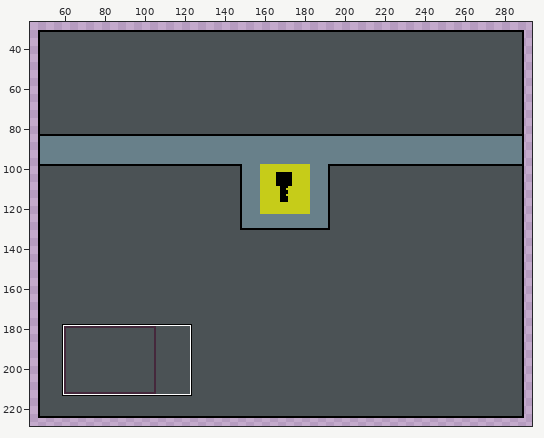
A pixel-art file gets an edit: assets/bau.aseprite. Above: a wide view before the commit, with the close-up outlined.
Close-up. Before the edit:
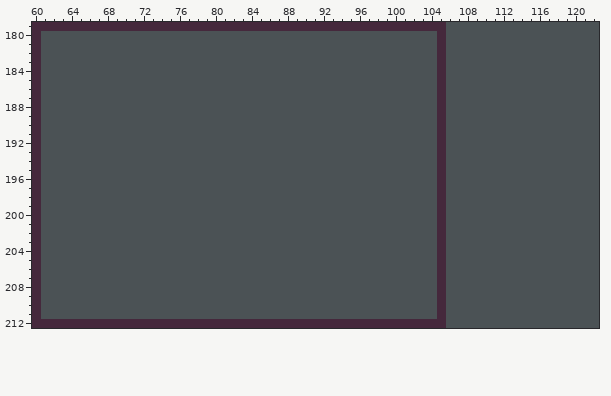
341x256 pixels, 1 frame. Shown: x 60..122, y 179..212. The wide view leaves out empty margins.
New version:
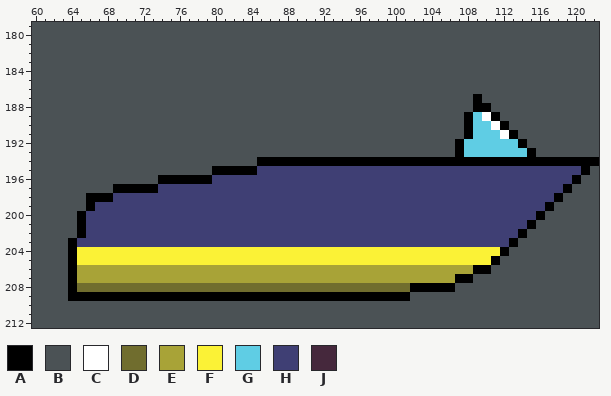
Palette (. is transparent): A #000000  B #4b5255  C #ffffff  D #706d2e  E #a8a337  F #fbf236  G #5fcde4  H #3f3f74  J #45283c
What changed:
Layer "sticker":
The author changed colour B to colour A in row 187 at x 109; in row 188 at x 109 to 110; in row 189 at x 108 and 111; in row 190 at x 108 and 112; in row 191 at x 108 and 113; in row 192 at x 107 and 114.
The author changed colour B to colour A in row 193 at x 107 and 115; in row 194 at x 85 to 104 and 106 to 122; in row 195 at x 80 to 84 and 121; in row 196 at x 74 to 79 and 120; in row 197 at x 69 to 73 and 119; in row 198 at x 66 to 68 and 118.
The author changed colour B to colour A in row 199 at x 66 and 117; in row 200 at x 65 and 116; in row 201 at x 65 and 115; in row 202 at x 65 and 114; in row 203 at x 64 and 113; in row 204 at x 64 and 112.
The author changed colour B to colour A in row 205 at x 64 and 111; in row 206 at x 64 and 109 to 110; in row 207 at x 64 and 107 to 108; in row 208 at x 64, 102 to 104 and 106; in row 209 at x 64 to 101.
The author changed colour J to colour A in row 194 at x 105; in row 208 at x 105.
The author changed colour J to colour B in row 179 at x 60 to 105; in rows 180 to 193 at x 60 and 105; in rows 194 to 208 at x 60; in rows 209 to 211 at x 60 and 105; in row 212 at x 60 to 105.
The author changed colour B to colour C in row 189 at x 110; in row 190 at x 111; in row 191 at x 112.
The author changed colour B to colour D in row 208 at x 65 to 101.
The author changed colour B to colour E in row 206 at x 65 to 104 and 106 to 108; in row 207 at x 65 to 104 and 106.
The author changed colour J to colour E in rows 206 to 207 at x 105.
The author changed colour B to colour F in row 204 at x 65 to 104 and 106 to 111; in row 205 at x 65 to 104 and 106 to 110.
The author changed colour J to colour F in rows 204 to 205 at x 105.
The author changed colour B to colour G in row 189 at x 109; in row 190 at x 109 to 110; in row 191 at x 109 to 111; in row 192 at x 108 to 113; in row 193 at x 108 to 114.
The author changed colour B to colour H in row 195 at x 85 to 104 and 106 to 120; in row 196 at x 80 to 104 and 106 to 119; in row 197 at x 74 to 104 and 106 to 118; in row 198 at x 69 to 104 and 106 to 117; in row 199 at x 67 to 104 and 106 to 116; in row 200 at x 66 to 104 and 106 to 115.
The author changed colour B to colour H in row 201 at x 66 to 104 and 106 to 114; in row 202 at x 66 to 104 and 106 to 113; in row 203 at x 65 to 104 and 106 to 112.
The author changed colour J to colour H in rows 195 to 203 at x 105.
Where, in picture pixels (left, top, right, bottom), the same in both close-ups:
changed: (32, 22, 599, 328)
